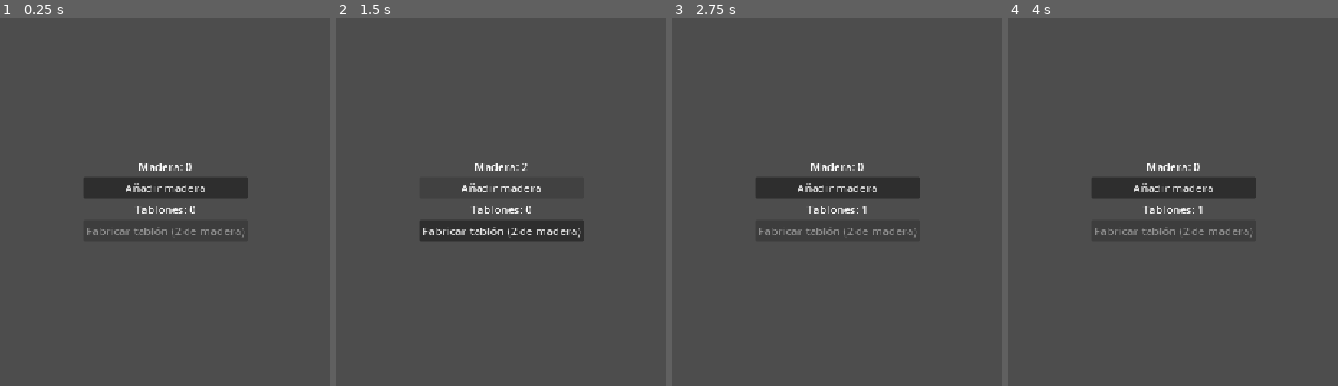
Above: before the commit, frames 1-4 (left to right).
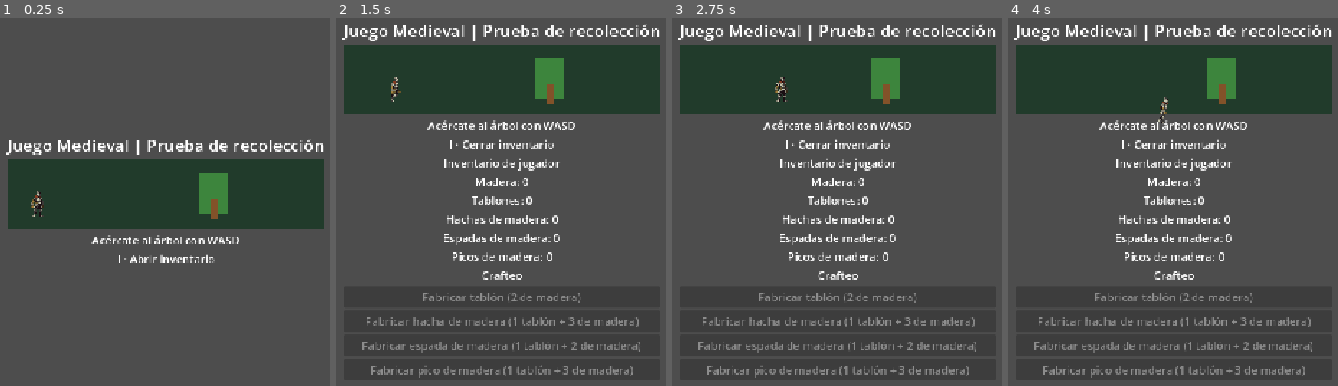
Above: after the commit, the same moments.

Repository: juego2026/juego2026
Game: Godot game, scene res://prueba_inventario.tscn
Two runs of this game, one before a commit and one after it. Both use one fixed random seed, a clock stepped at 60 frames per second and the inputs below. This scene is started directly instead of the project's main scene.
Inputs (mouse positions are in pixels of both pictures, inside the frame that each line leads up to):
- Up to frame 1 (0.25 s): no input
- Up to frame 2 (1.5 s): click (501, 187) at 0.5 s, where only the run before the commit has a clickable "Añadir madera"; tap Enter at 1.25 s; hold D (move_right) from 1.28 s (still down); tap I at 1.35 s
- Up to frame 3 (2.75 s): tap E at 1.55 s; release D (move_right) at 2 s; click (837, 231) at 2 s, where only the run before the commit has a clickable "Fabricar tablón (2 de madera)"
- Up to frame 4 (4 s): tap Space at 2.75 s; hold S (move_down) 2.78-3.53 s; tap E at 2.85, 3.8 s; tap I at 3.05, 3.6 s; tap Enter at 3.5 s; hold D (move_right) from 3.53 s (still down)

The runs differ from the first frame. In frame 1, 19% of the frame differs, in the area x 1-99%, y 32-67%; in frame 2, 27%; in frame 3, 27%; in frame 4, 27%, in the area x 1-99%, y 1-98%.

Commit message:
Integra inventario de jugador y prueba de crafteo

Diff:
--- /dev/null
+++ b/nuevo-proyecto-de-juego/inventario.gd
@@ -0,0 +1,40 @@
+extends RefCounted
+
+var _cantidades: Dictionary = {}
+
+
+func cantidad(objeto: StringName) -> int:
+	return _cantidades.get(objeto, 0)
+
+
+func agregar(objeto: StringName, unidades: int) -> void:
+	if unidades > 0:
+		_cantidades[objeto] = cantidad(objeto) + unidades
+
+
+func consumir(objeto: StringName, unidades: int) -> bool:
+	var disponibles := cantidad(objeto)
+	if unidades <= 0 or disponibles < unidades:
+		return false
+
+	_cantidades[objeto] = disponibles - unidades
+	return true
+
+func puede_fabricar(ingredientes: Dictionary) -> bool:
+	for objeto in ingredientes:
+		var unidades: int = ingredientes[objeto]
+		if unidades <= 0 or cantidad(objeto) < unidades:
+			return false
+
+	return not ingredientes.is_empty()
+
+
+func fabricar(ingredientes: Dictionary, producto: StringName, unidades: int) -> bool:
+	if unidades <= 0 or not puede_fabricar(ingredientes):
+		return false
+
+	for objeto in ingredientes:
+		consumir(objeto, ingredientes[objeto])
+
+	agregar(producto, unidades)
+	return true
--- /dev/null
+++ b/nuevo-proyecto-de-juego/inventario_jugador.gd
@@ -0,0 +1,5 @@
+extends Node
+
+const Inventario = preload("res://inventario.gd")
+
+var inventario := Inventario.new()
--- a/nuevo-proyecto-de-juego/jugador.tscn
+++ b/nuevo-proyecto-de-juego/jugador.tscn
@@ -1,5 +1,6 @@
 [gd_scene format=3 uid="uid://bwsk4yhwxcd0t"]
 
+[ext_resource type="Script" path="res://inventario_jugador.gd" id="inventario_jugador"]
 [ext_resource type="Script" uid="uid://cjx5m18fjg7ub" path="res://Scripts/jugador.gd" id="1_7st5j"]
 [ext_resource type="Texture2D" uid="uid://c0ehf24dfcdp0" path="res://FreeKnight_v1/Colour1/NoOutline/120x80_PNGSheets/_Fall.png" id="1_ukil5"]
 [ext_resource type="Texture2D" uid="uid://dyvq0gtundsei" path="res://FreeKnight_v1/Colour1/NoOutline/120x80_PNGSheets/_Idle.png" id="2_7st5j"]
@@ -230,3 +231,6 @@
 [node name="CollisionShape2D" type="CollisionShape2D" parent="." unique_id=824809611]
 position = Vector2(298, 337)
 shape = SubResource("RectangleShape2D_rbrhy")
+
+[node name="InventarioJugador" type="Node" parent="."]
+script = ExtResource("inventario_jugador")
--- a/nuevo-proyecto-de-juego/prueba_inventario.gd
+++ b/nuevo-proyecto-de-juego/prueba_inventario.gd
@@ -1,34 +1,100 @@
 extends Control
 
-const COSTE_TABLON: int = 2
+const MADERA: StringName = &"madera"
+const TABLON: StringName = &"tablon"
+const HACHA: StringName = &"hacha"
+const ESPADA: StringName = &"espada"
+const PICO: StringName = &"pico"
+const RECETAS = [
+	{producto = TABLON, nombre = "tablón", ingredientes = {MADERA: 2}},
+	{producto = HACHA, nombre = "hacha de madera", ingredientes = {TABLON: 1, MADERA: 3}},
+	{producto = ESPADA, nombre = "espada de madera", ingredientes = {TABLON: 1, MADERA: 2}},
+	{producto = PICO, nombre = "pico de madera", ingredientes = {TABLON: 1, MADERA: 3}},
+]
+const NOMBRES = {
+	MADERA: ["madera", "madera"],
+	TABLON: ["tablón", "tablones"],
+	HACHA: ["hacha de madera", "hachas de madera"],
+	ESPADA: ["espada de madera", "espadas de madera"],
+	PICO: ["pico de madera", "picos de madera"],
+}
 
-var madera: int = 0
-var tablones: int = 0
 
-@onready var contador: Label = $Centro/Contenido/Contador
-@onready var contador_tablones: Label = $Centro/Contenido/Tablones
-@onready var boton_fabricar: Button = $Centro/Contenido/FabricarTablon
+const ALCANCE_ARBOL := 40.0
+
+var _botones: Array[Button] = []
+var _contadores: Dictionary = {}
+
+@onready var inventario = $Centro/Contenido/Zona/Jugador/InventarioJugador.inventario
+@onready var panel: VBoxContainer = $Centro/Contenido/Panel
+@onready var aviso_panel: Label = $Centro/Contenido/AvisoPanel
+@onready var cantidades: VBoxContainer = $Centro/Contenido/Panel/Cantidades
+@onready var recetas: VBoxContainer = $Centro/Contenido/Panel/Recetas
+
+
+@onready var zona: ColorRect = $Centro/Contenido/Zona
+@onready var jugador: CharacterBody2D = $Centro/Contenido/Zona/Jugador
+@onready var arbol: ColorRect = $Centro/Contenido/Zona/Arbol
+@onready var ayuda: Label = $Centro/Contenido/Ayuda
 
 
 func _ready() -> void:
-	actualizar_interfaz()
+	for objeto in NOMBRES:
+		var contador := Label.new()
+		contador.horizontal_alignment = HORIZONTAL_ALIGNMENT_CENTER
+		cantidades.add_child(contador)
+		_contadores[objeto] = contador
+
+	for receta in RECETAS:
+		var boton := Button.new()
+		var coste := PackedStringArray()
+		for objeto in receta.ingredientes:
+			var unidades: int = receta.ingredientes[objeto]
+			var nombre: String = NOMBRES[objeto][0 if unidades == 1 else 1]
+			var formato := "%d de %s" if objeto == MADERA else "%d %s"
+			coste.append(formato % [unidades, nombre])
+
+		boton.text = "Fabricar %s (%s)" % [receta.nombre, " + ".join(coste)]
+		boton.pressed.connect(_fabricar.bind(receta))
+		recetas.add_child(boton)
+		_botones.append(boton)
+
+	_actualizar_interfaz()
 
 
-func _on_anadir_madera_pressed() -> void:
-	madera += 1
-	actualizar_interfaz()
+func _process(_delta: float) -> void:
+	jugador.position = jugador.position.clamp(Vector2(15, 20), zona.size - Vector2(15, 16))
+	ayuda.text = "Pulsa E para recoger madera" if _cerca_del_arbol() else "Acércate al árbol con WASD"
 
 
-func _on_fabricar_tablon_pressed() -> void:
-	if madera < COSTE_TABLON:
-		return
-
-	madera -= COSTE_TABLON
-	tablones += 1
-	actualizar_interfaz()
+func _input(event: InputEvent) -> void:
+	if event is InputEventKey and event.pressed and not event.echo and event.physical_keycode == KEY_I:
+		panel.visible = not panel.visible
+		aviso_panel.text = "I · Cerrar inventario" if panel.visible else "I · Abrir inventario"
+		get_viewport().set_input_as_handled()
 
 
-func actualizar_interfaz() -> void:
-	contador.text = "Madera: %d" % madera
-	contador_tablones.text = "Tablones: %d" % tablones
-	boton_fabricar.disabled = madera < COSTE_TABLON
+func _unhandled_key_input(event: InputEvent) -> void:
+	if event is InputEventKey and event.pressed and not event.echo and event.physical_keycode == KEY_E:
+		if _cerca_del_arbol():
+			inventario.agregar(MADERA, 1)
+			_actualizar_interfaz()
+
+
+func _cerca_del_arbol() -> bool:
+	return jugador.position.distance_to(arbol.get_rect().get_center()) <= ALCANCE_ARBOL
+
+
+func _fabricar(receta: Dictionary) -> void:
+	if inventario.fabricar(receta.ingredientes, receta.producto, 1):
+		_actualizar_interfaz()
+
+
+func _actualizar_interfaz() -> void:
+	for objeto in _contadores:
+		var nombre: String = NOMBRES[objeto][1]
+		var nombre_visible := nombre.left(1).to_upper() + nombre.substr(1)
+		_contadores[objeto].text = "%s: %d" % [nombre_visible, inventario.cantidad(objeto)]
+
+	for indice in RECETAS.size():
+		_botones[indice].disabled = not inventario.puede_fabricar(RECETAS[indice].ingredientes)
--- a/nuevo-proyecto-de-juego/prueba_inventario.tscn
+++ b/nuevo-proyecto-de-juego/prueba_inventario.tscn
@@ -1,6 +1,8 @@
-[gd_scene load_steps=2 format=3]
+[gd_scene load_steps=3 format=3]
 
 [ext_resource type="Script" path="res://prueba_inventario.gd" id="1"]
+
+[ext_resource type="PackedScene" path="res://jugador.tscn" id="jugador"]
 
 [node name="PruebaInventario" type="Control"]
 layout_mode = 3
@@ -22,25 +24,73 @@
 [node name="Contenido" type="VBoxContainer" parent="Centro"]
 layout_mode = 2
 
-[node name="Contador" type="Label" parent="Centro/Contenido"]
+[node name="TituloPrueba" type="Label" parent="Centro/Contenido"]
 layout_mode = 2
-text = "Madera: 0"
+theme_override_font_sizes/font_size = 24
+text = "Juego Medieval | Prueba de recolección"
 horizontal_alignment = 1
 
-[node name="AnadirMadera" type="Button" parent="Centro/Contenido"]
+[node name="Zona" type="ColorRect" parent="Centro/Contenido"]
+custom_minimum_size = Vector2(380, 100)
 layout_mode = 2
-text = "Añadir madera"
+mouse_filter = 2
+color = Color(0.13, 0.23, 0.17, 1)
 
-[node name="Tablones" type="Label" parent="Centro/Contenido"]
+[node name="Arbol" type="ColorRect" parent="Centro/Contenido/Zona"]
+offset_left = 276.0
+offset_top = 19.0
+offset_right = 318.0
+offset_bottom = 78.0
+mouse_filter = 2
+color = Color(0.24, 0.52, 0.24, 1)
+
+[node name="Tronco" type="ColorRect" parent="Centro/Contenido/Zona/Arbol"]
+offset_left = 16.0
+offset_top = 37.0
+offset_right = 26.0
+offset_bottom = 66.0
+mouse_filter = 2
+color = Color(0.51, 0.32, 0.16, 1)
+
+[node name="Jugador" parent="Centro/Contenido/Zona" instance=ExtResource("jugador")]
+position = Vector2(48, 54)
+speed = 145.0
+
+[node name="AnimatedSprite2D" parent="Centro/Contenido/Zona/Jugador" index="0"]
+position = Vector2(0, -12)
+scale = Vector2(0.95, 1)
+
+[node name="CollisionShape2D" parent="Centro/Contenido/Zona/Jugador" index="1"]
+position = Vector2(0, 0)
+scale = Vector2(0.18, 0.18)
+
+[node name="Ayuda" type="Label" parent="Centro/Contenido"]
 layout_mode = 2
-text = "Tablones: 0"
 horizontal_alignment = 1
 
-[node name="FabricarTablon" type="Button" parent="Centro/Contenido"]
+[node name="AvisoPanel" type="Label" parent="Centro/Contenido"]
 layout_mode = 2
-text = "Fabricar tablón (2 de madera)"
-disabled = true
+text = "I · Abrir inventario"
+horizontal_alignment = 1
 
+[node name="Panel" type="VBoxContainer" parent="Centro/Contenido"]
+visible = false
+layout_mode = 2
 
-[connection signal="pressed" from="Centro/Contenido/AnadirMadera" to="." method="_on_anadir_madera_pressed"]
-[connection signal="pressed" from="Centro/Contenido/FabricarTablon" to="." method="_on_fabricar_tablon_pressed"]
+[node name="TituloInventarioJugador" type="Label" parent="Centro/Contenido/Panel"]
+layout_mode = 2
+text = "Inventario de jugador"
+horizontal_alignment = 1
+
+[node name="Cantidades" type="VBoxContainer" parent="Centro/Contenido/Panel"]
+layout_mode = 2
+
+[node name="TituloCrafteo" type="Label" parent="Centro/Contenido/Panel"]
+layout_mode = 2
+text = "Crafteo"
+horizontal_alignment = 1
+
+[node name="Recetas" type="VBoxContainer" parent="Centro/Contenido/Panel"]
+layout_mode = 2
+
+[editable path="Centro/Contenido/Zona/Jugador"]
Not shown, added: nuevo-proyecto-de-juego/inventario.gd.uid
Not shown, added: nuevo-proyecto-de-juego/inventario_jugador.gd.uid
